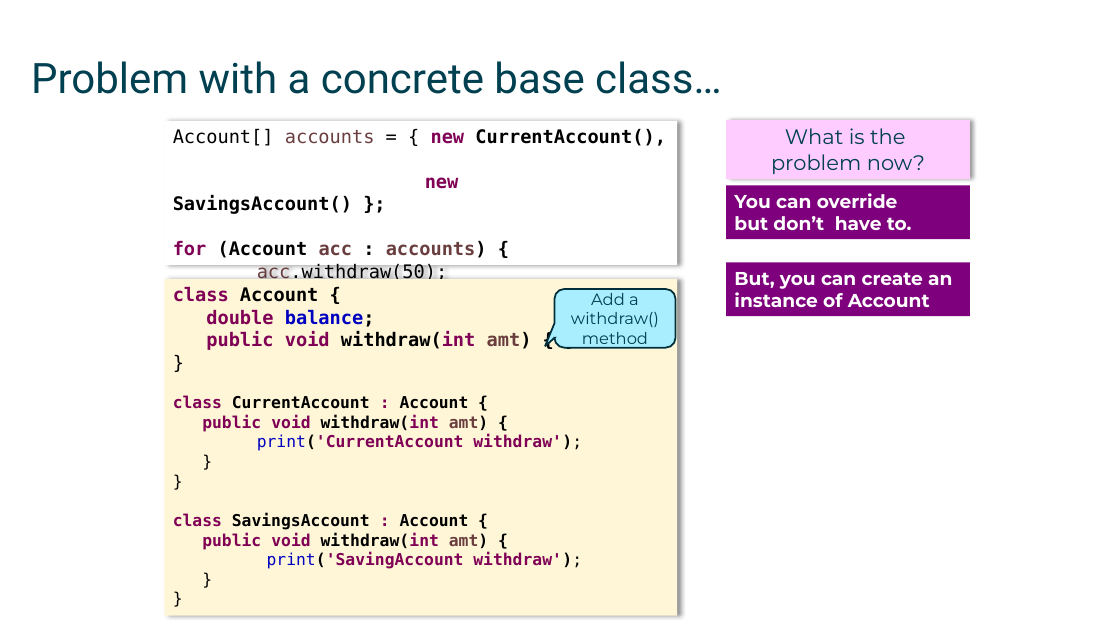
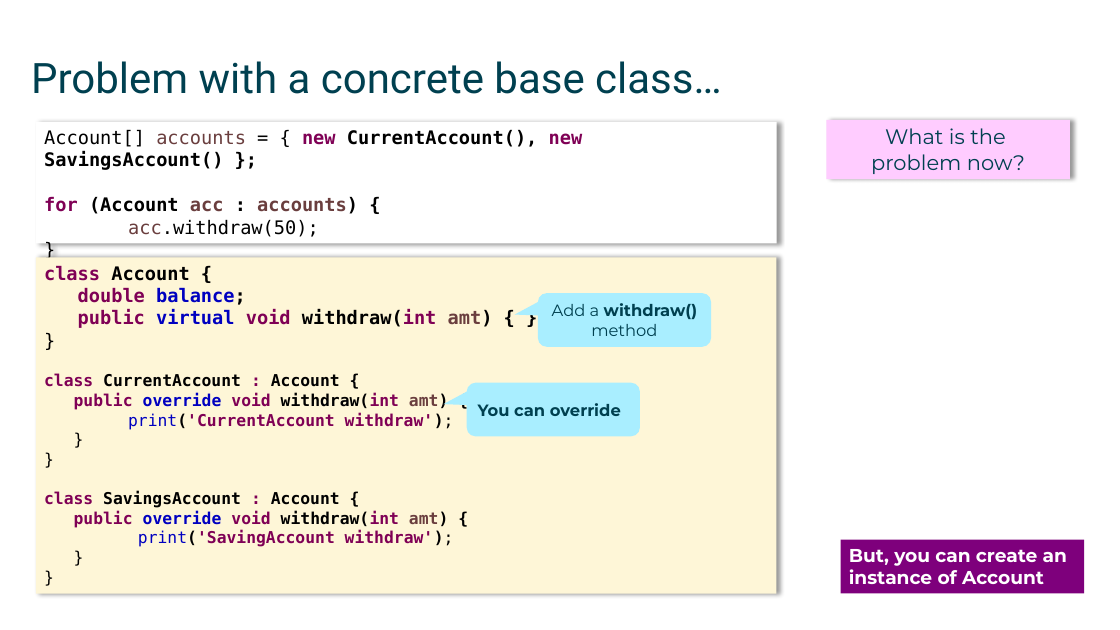
Before and after one commit to mikebaradaran/csharp, a slide deck: slide 5 of 09-Abstract classes.pptx. Drawn at 1120x630 pixels with LibreOffice and Linux fonts; fonts in the diff are those of the drawing. Boxes give left, top, right and bottom in pixels: in the first picture for what was removed or moved away, otherwise in the second. Text is boxed around its words. In the diff, an @@ line names an element or a change of style, - is before the commit and + after.

```diff
--- a/09-Abstract classes.pptx
+++ b/09-Abstract classes.pptx
@@ rectangle "Account[] accounts = { new ...": place and size @@
-rectangle "Account[] accounts = { new ..." at box(165, 121, 677, 266)
+rectangle "Account[] accounts = { new ..." at box(36, 122, 777, 244)
@@ rectangle "What is the problem now?": place and size @@
-rectangle "What is the problem now?" at box(727, 120, 970, 180)
+rectangle "What is the problem now?" at box(827, 120, 1070, 180)
@@ rectangle removed at box(727, 186, 970, 239) @@
-You can override
-but don’t have to.
@@ rectangle "class Account {": place and size @@
-rectangle "class Account {" at box(165, 279, 677, 616)
+rectangle "class Account {" at box(36, 257, 777, 594)
@@ text in rectangle at box(78, 287, 493, 328): text changed @@
-double balance;
-public void withdraw(int amt) { }
+double balance;
+public virtual void withdraw(int amt) { }
@@ rounded speech box "Add a withdraw() method": place and size @@
-rounded speech box "Add a withdraw() method" at box(555, 289, 676, 348)
+rounded speech box "Add a withdraw() method" at box(538, 293, 711, 347)
@@ rounded speech box "Add a withdraw() method" at box(538, 293, 711, 347): bold on in "withdraw()"; outline #002F3B 1.5 pt to none; proportions changed @@
@@ rounded speech box added at box(467, 383, 640, 437), fill #A9EEFF, 14 pt, text #004050, bold @@
+You can override
@@ text in rectangle at box(74, 392, 448, 410): text changed @@
-public void withdraw(int amt) {
+public override void withdraw(int amt) {
@@ text in rectangle at box(74, 510, 448, 528): text changed @@
-public void withdraw(int amt) {
+public override void withdraw(int amt) {
@@ rectangle "But, you can create an ...": place and size @@
-rectangle "But, you can create an ..." at box(727, 262, 970, 316)
+rectangle "But, you can create an ..." at box(841, 540, 1085, 594)
```
Also in this commit, not shown: 2 other slides changed.
